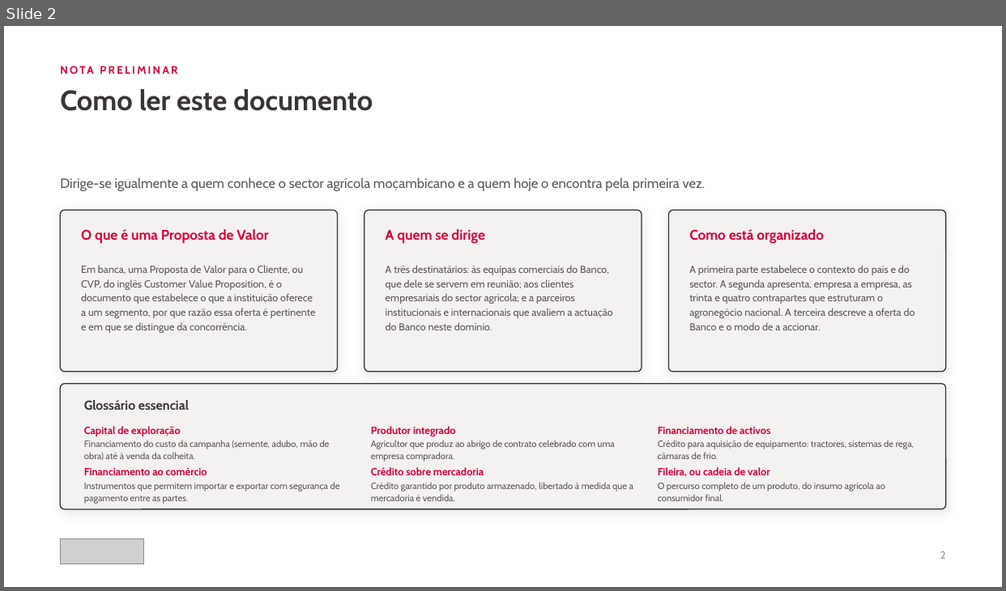
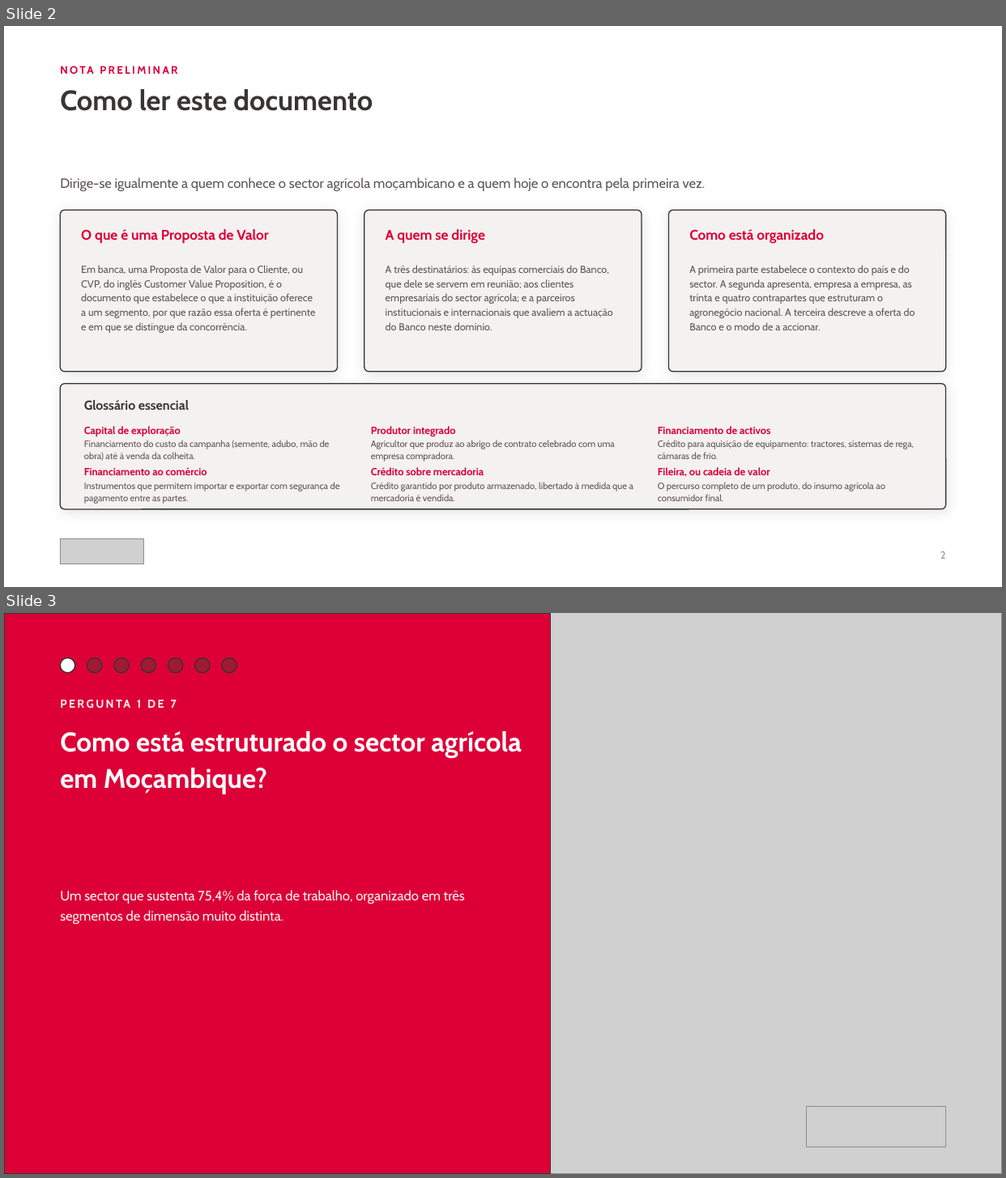
Before and after one commit to timoteomirolejr-hue/momo, a slide deck: cvp-agronegocios/CVP_Agronegocios_Absa_Mocambique_2026.pptx. Shown one above the other, each under a label of ours: slide 2 before the commit, slides 2 and 3 after it. The pictures are 1006x591 and 1006x1178 pixels, drawn with LibreOffice and Linux fonts; fonts in the diff are those of the drawing; grey boxes stand for pictures. Boxes give left, top, right and bottom in pixels: in the first picture for what was removed or moved away, otherwise in the second. Text is boxed around its words. In the diff, an @@ line names an element or a change of style, - is before the commit and + after.

```diff
--- a/cvp-agronegocios/CVP_Agronegocios_Absa_Mocambique_2026.pptx
+++ b/cvp-agronegocios/CVP_Agronegocios_Absa_Mocambique_2026.pptx
@@ slide 3 added at (4, 613, 1002, 1174), background #DC0037 @@
@@ rectangle added at (4, 613, 551, 1174), fill #DC0037, outline #333333 1 pt @@
@@ picture added at (498, 613, 1002, 1174) @@
@@ ellipse added at (60, 658, 75, 673), fill #FFFFFF, outline #333333 1 pt @@
@@ ellipse added at (87, 658, 102, 673), fill #9E1B32, outline #333333 1 pt @@
@@ ellipse added at (114, 658, 129, 673), fill #9E1B32, outline #333333 1 pt @@
@@ ellipse added at (141, 658, 156, 673), fill #9E1B32, outline #333333 1 pt @@
@@ ellipse added at (168, 658, 183, 673), fill #9E1B32, outline #333333 1 pt @@
@@ ellipse added at (195, 658, 210, 673), fill #9E1B32, outline #333333 1 pt @@
@@ ellipse added at (222, 658, 236, 673), fill #9E1B32, outline #333333 1 pt @@
@@ text added at (137, 700, 177, 708), 11 pt, text #FFF1F3, bold @@
+PERGUNTA 1 DE 7
@@ text added at (60, 731, 522, 794), 26 pt, text #FFFFFF, bold @@
+Como está estruturado o sector agrícola em Moçambique?
@@ text added at (60, 890, 465, 924), 13 pt, text #FFF1F3 @@
+Um sector que sustenta 75,4% da força de trabalho, organizado em três segmentos de dimensão muito distinta.
@@ picture added at (807, 1107, 946, 1148) @@
```
Also in this commit, not shown: 21 slides changed, 6 other slides added, 1 other file.
